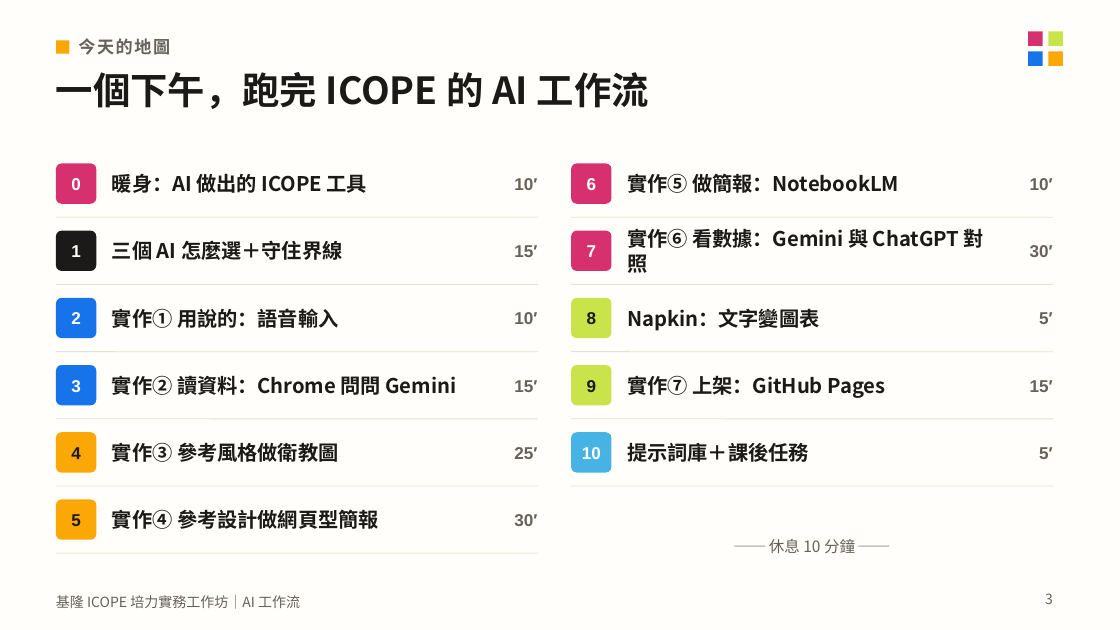
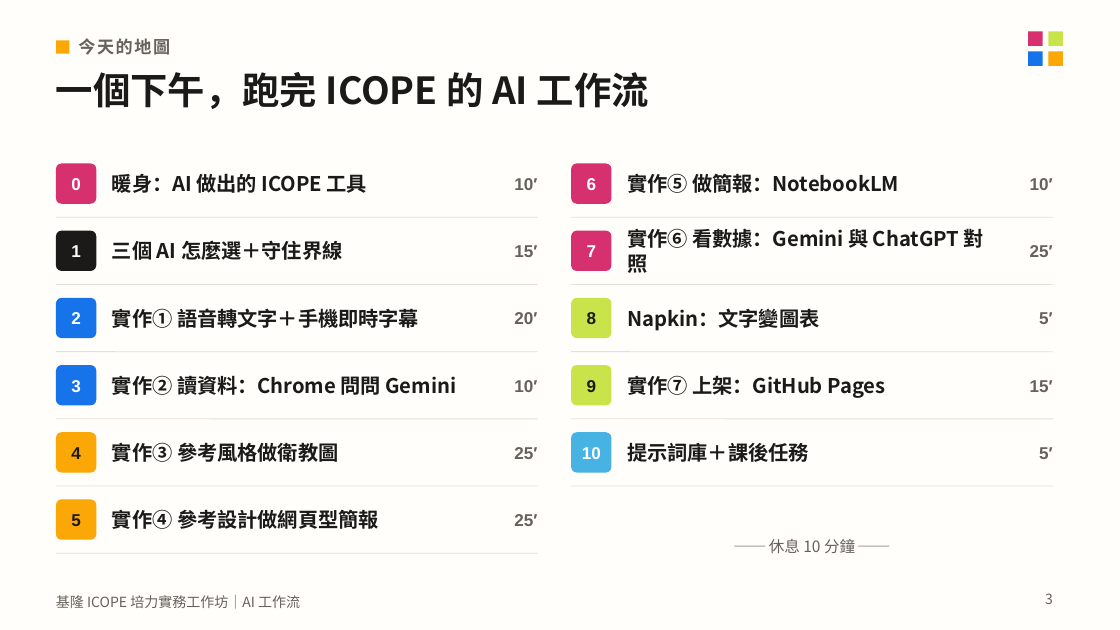
Before and after one commit to mattsue1003/keelung-icope-ai, a slide deck: slide 3 of 基隆ICOPE_AI工作坊_講義.pptx. Drawn at 1120x630 pixels with LibreOffice and Linux fonts; fonts in the diff are those of the drawing. Boxes give left, top, right and bottom in pixels: in the first picture for what was removed or moved away, otherwise in the second. Text is boxed around its words. In the diff, an @@ line names an element or a change of style, - is before the commit and + after.

```diff
--- a/基隆ICOPE_AI工作坊_講義.pptx
+++ b/基隆ICOPE_AI工作坊_講義.pptx
@@ text at <box>1030,245,1053,257</box>: text changed @@
-30′
+25′
@@ text at <box>112,308,419,328</box>: text changed @@
-實作① 用說的：語音輸入
+實作① 語音轉文字＋手機即時字幕
@@ text added at <box>514,312,537,324</box>, 11 pt, text #66625B, bold @@
+20′
@@ text "10′": place and size @@
-text "10′" at <box>514,312,537,324</box>
+text "10′" at <box>514,380,537,392</box>
@@ text removed at <box>514,380,537,392</box> @@
-15′
@@ text at <box>514,514,537,526</box>: text changed @@
-30′
+25′
```
Also in this commit, not shown: 1 other slide changed, 8 slides added, 19 other files.
